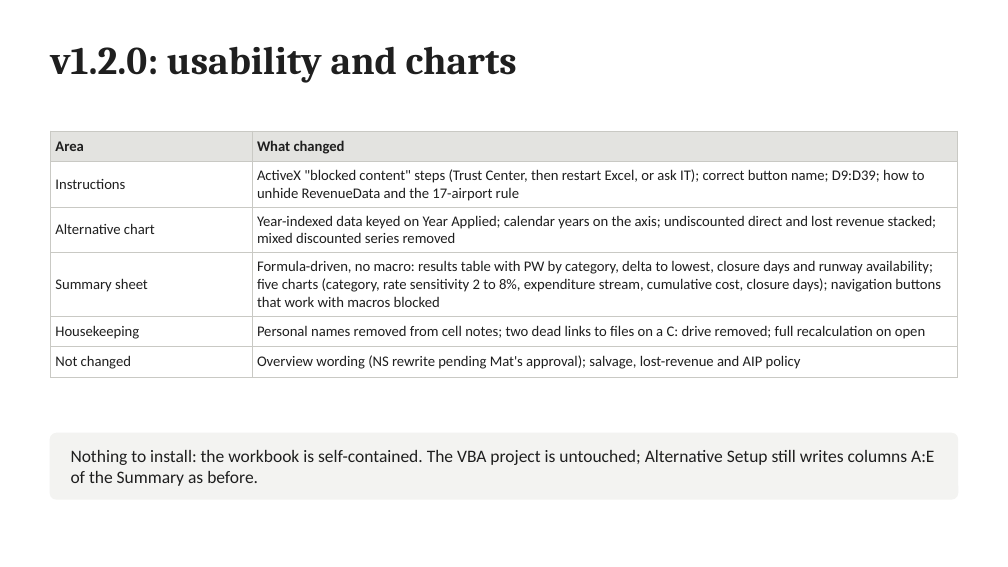
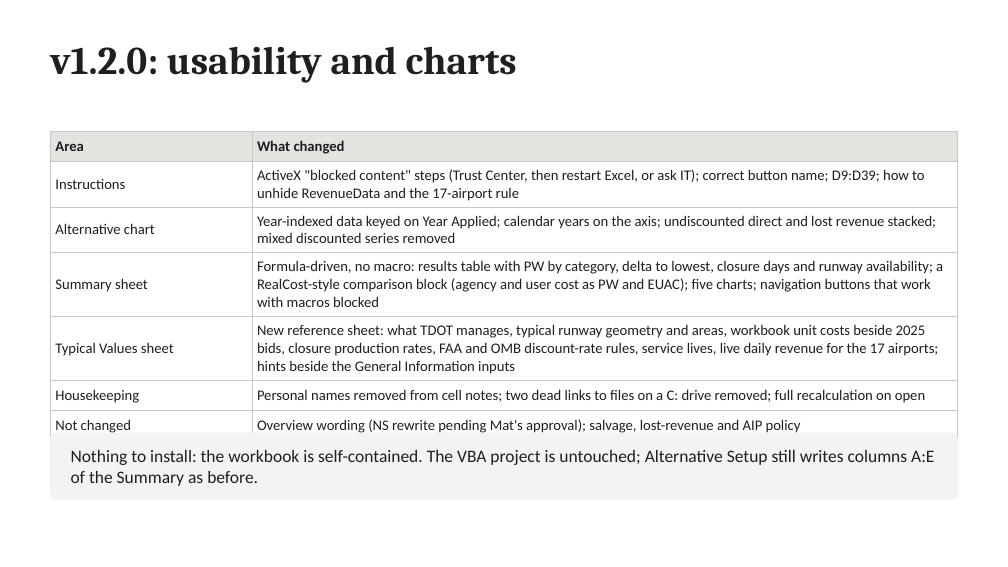
Before and after one commit to JosephD130/lcca-dashboard, a slide deck: slide 10 of tdot-lcca/TDOT_LCCA_Review_and_v1.2.0_Update.pptx. Drawn at 1008x567 pixels with LibreOffice and Linux fonts; fonts in the diff are those of the drawing. Boxes give left, top, right and bottom in pixels: in the first picture for what was removed or moved away, otherwise in the second. Text is boxed around its words. In the diff, an @@ line names an element or a change of style, - is before the commit and + after.

```diff
--- a/tdot-lcca/TDOT_LCCA_Review_and_v1.2.0_Update.pptx
+++ b/tdot-lcca/TDOT_LCCA_Review_and_v1.2.0_Update.pptx
@@ table at [50, 131, 958, 437] @@
-row 4: Summary sheet | Formula-driven, no macro: results table with PW by category, delta to lowest, closure days and runway availability; five charts (category, rate sensitivity 2 to 8%, expenditure stream, cumulative cost, closure days); navigation buttons that work with macros blocked
+row 4: Summary sheet | Formula-driven, no macro: results table with PW by category, delta to lowest, closure days and runway availability; a RealCost-style comparison block (agency and user cost as PW and EUAC); five charts; navigation buttons that work with macros blocked
+row 5: Typical Values sheet | New reference sheet: what TDOT manages, typical runway geometry and areas, workbook unit costs beside 2025 bids, closure production rates, FAA and OMB discount-rate rules, service lives, live daily revenue for the 17 airports; hints beside the General Information inputs
```
Also in this commit, not shown: 3 other slides changed, 2 slides added, 1 slide removed, 22 other files.
